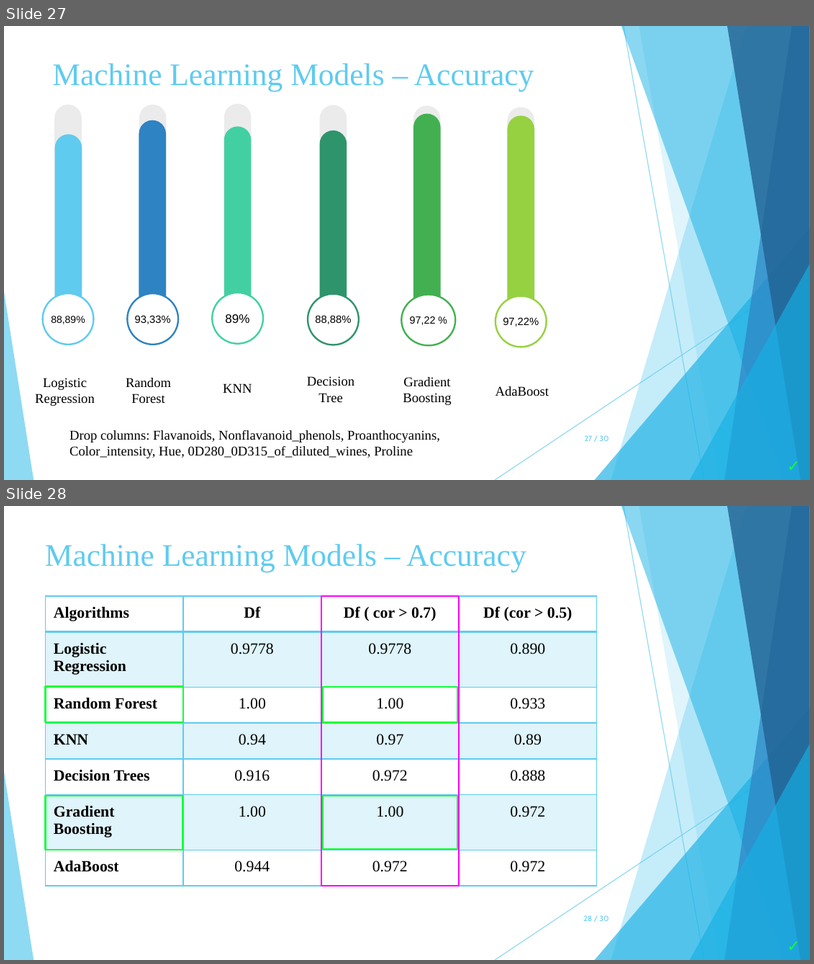
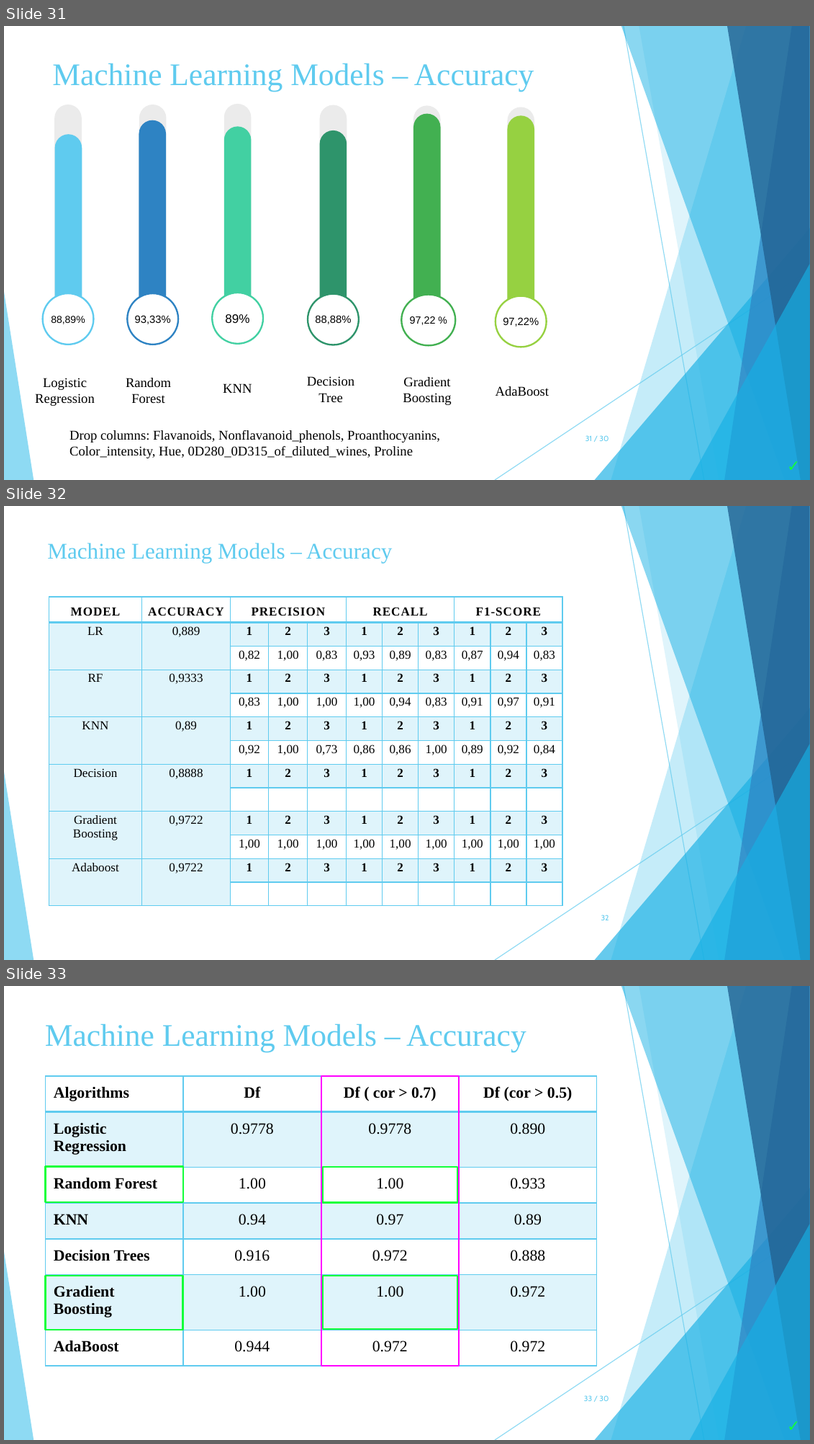
Before and after one commit to zoekelepiri/WineDataPrediction, a slide deck: Παραδοτέα/Wine Data Set.pptx. Shown one above the other, each under a label of ours: slides 27 and 28 before the commit, slides 31, 32 and 33 after it. The pictures are 814x964 and 814x1444 pixels, drawn with LibreOffice and Linux fonts; fonts in the diff are those of the drawing. Boxes give left, top, right and bottom in pixels: in the first picture for what was removed or moved away, otherwise in the second. Text is boxed around its words. In the diff, an @@ line names an element or a change of style, - is before the commit and + after.

```diff
--- a/Παραδοτέα/Wine Data Set.pptx
+++ b/Παραδοτέα/Wine Data Set.pptx
@@ slide 32 added at (4, 506, 810, 960), background #FFFFFF; not listed: 10 template elements that a slide beside it also shows @@
@@ text added at (47, 543, 392, 563), 20 pt, text #5FCBEF @@
+Machine Learning Models – Accuracy
@@ table added at (49, 596, 564, 905), 13 rows, 11 columns @@
+MODEL | ACCURACY | PRECISION |  |  | RECALL |  |  | F1-SCORE |  | 
+LR | 0,889 | 1 | 2 | 3 | 1 | 2 | 3 | 1 | 2 | 3
+ |  | 0,82 | 1,00 | 0,83 | 0,93 | 0,89 | 0,83 | 0,87 | 0,94 | 0,83
+RF | 0,9333 | 1 | 2 | 3 | 1 | 2 | 3 | 1 | 2 | 3
+ |  | 0,83 | 1,00 | 1,00 | 1,00 | 0,94 | 0,83 | 0,91 | 0,97 | 0,91
+KNN | 0,89 | 1 | 2 | 3 | 1 | 2 | 3 | 1 | 2 | 3
+ |  | 0,92 | 1,00 | 0,73 | 0,86 | 0,86 | 1,00 | 0,89 | 0,92 | 0,84
+Decision | 0,8888 | 1 | 2 | 3 | 1 | 2 | 3 | 1 | 2 | 3
+ |  |  |  |  |  |  |  |  |  | 
+Gradient Boosting | 0,9722 | 1 | 2 | 3 | 1 | 2 | 3 | 1 | 2 | 3
+ |  | 1,00 | 1,00 | 1,00 | 1,00 | 1,00 | 1,00 | 1,00 | 1,00 | 1,00
+Adaboost | 0,9722 | 1 | 2 | 3 | 1 | 2 | 3 | 1 | 2 | 3
+ |  |  |  |  |  |  |  |  |  | 
@@ page number added at (602, 914, 610, 920), 6.8 pt, text #5FCBEF @@
+32
@@ what was slide 27 is now slide 31 @@
@@ page number at (586, 435, 609, 441): text changed @@
-27 / 30
+31 / 30
@@ what was slide 28 is now slide 33 @@
@@ page number at (584, 1395, 609, 1401): text changed @@
-28 / 30
+33 / 30
```
Also in this commit, not shown: 4 other slides added.
